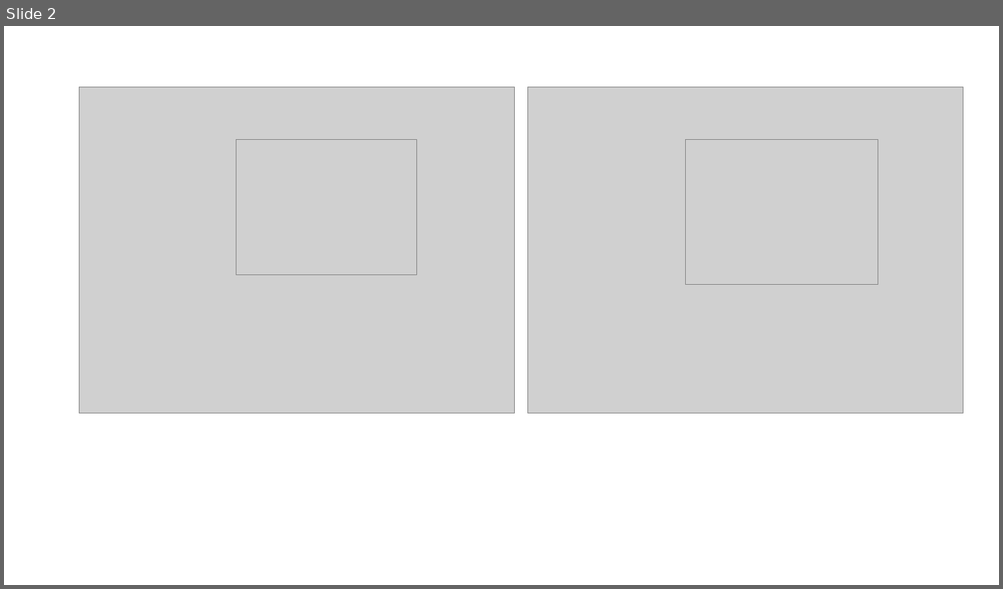
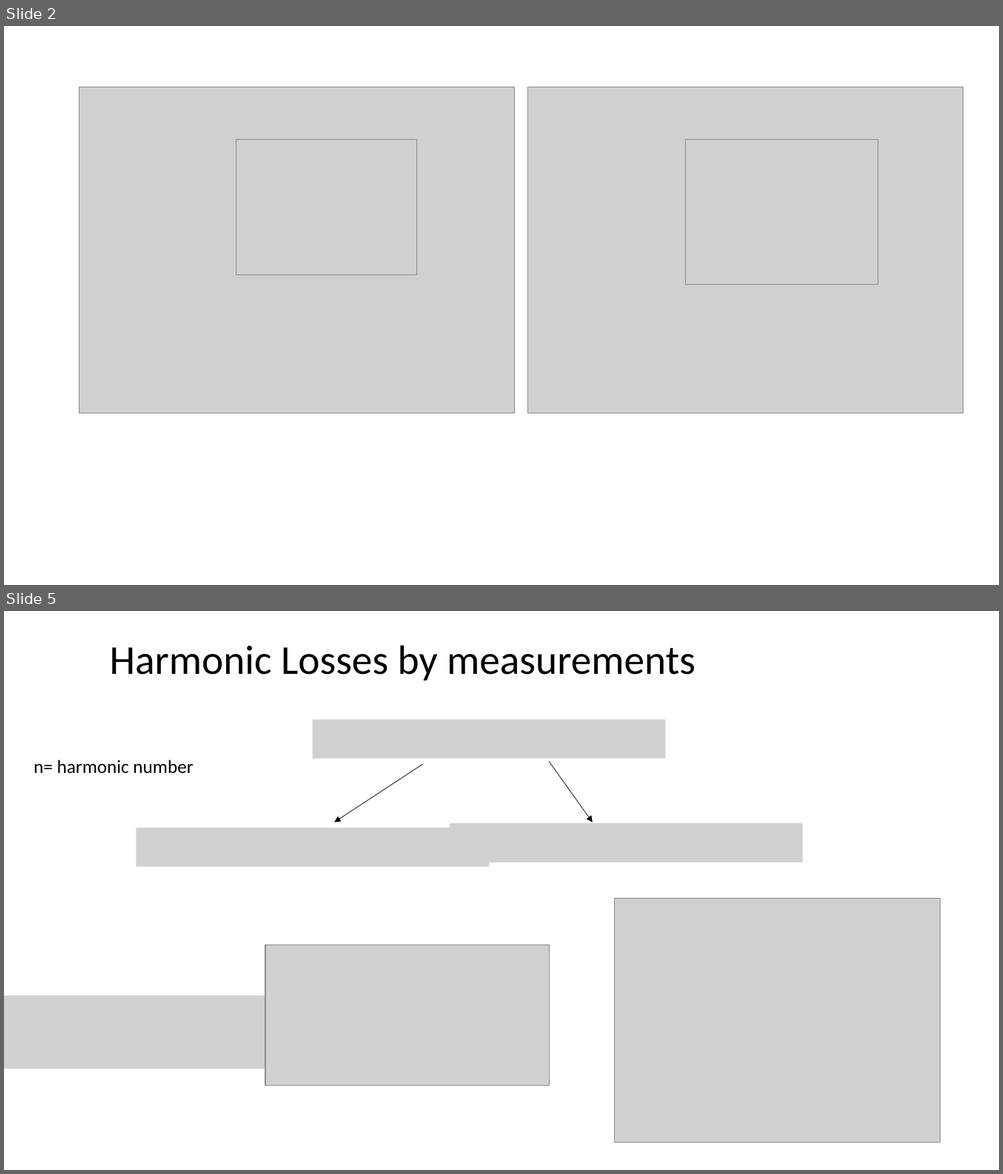
Before and after one commit to EnesAyaz/KTH, a slide deck: Weekly-Reports/HarmonicLosses.pptx. Shown one above the other, each under a label of ours: slide 2 before the commit, slides 2 and 5 after it; the slides between them are not shown. The pictures are 1003x589 and 1003x1174 pixels, drawn with LibreOffice and Linux fonts; fonts in the diff are those of the drawing; grey boxes stand for pictures. Boxes give left, top, right and bottom in pixels: in the first picture for what was removed or moved away, otherwise in the second. Text is boxed around its words. In the diff, an @@ line names an element or a change of style, - is before the commit and + after.

```diff
--- a/Weekly-Reports/HarmonicLosses.pptx
+++ b/Weekly-Reports/HarmonicLosses.pptx
@@ slide 5 added at [4, 611, 999, 1170], background #FFFFFF @@
@@ title added at [110, 645, 695, 681], 39.6 pt, text #000000 @@
+Harmonic Losses by measurements
@@ picture added at [312, 720, 665, 759] @@
@@ text added at [34, 760, 193, 773], 18 pt, text #000000 @@
+n= harmonic number
@@ arrow added from (423, 764) to (335, 822), #000000 0.5 pt @@
@@ arrow added from (549, 762) to (593, 822), #000000 0.5 pt @@
@@ picture added at [136, 828, 489, 867] @@
@@ picture added at [449, 823, 802, 863] @@
@@ picture added at [614, 898, 940, 1143] @@
@@ picture added at [265, 945, 549, 1086] @@
@@ picture added at [4, 996, 270, 1069] @@
```
Also in this commit, not shown: 2 other slides added, 1 slide removed, 4 other files.
